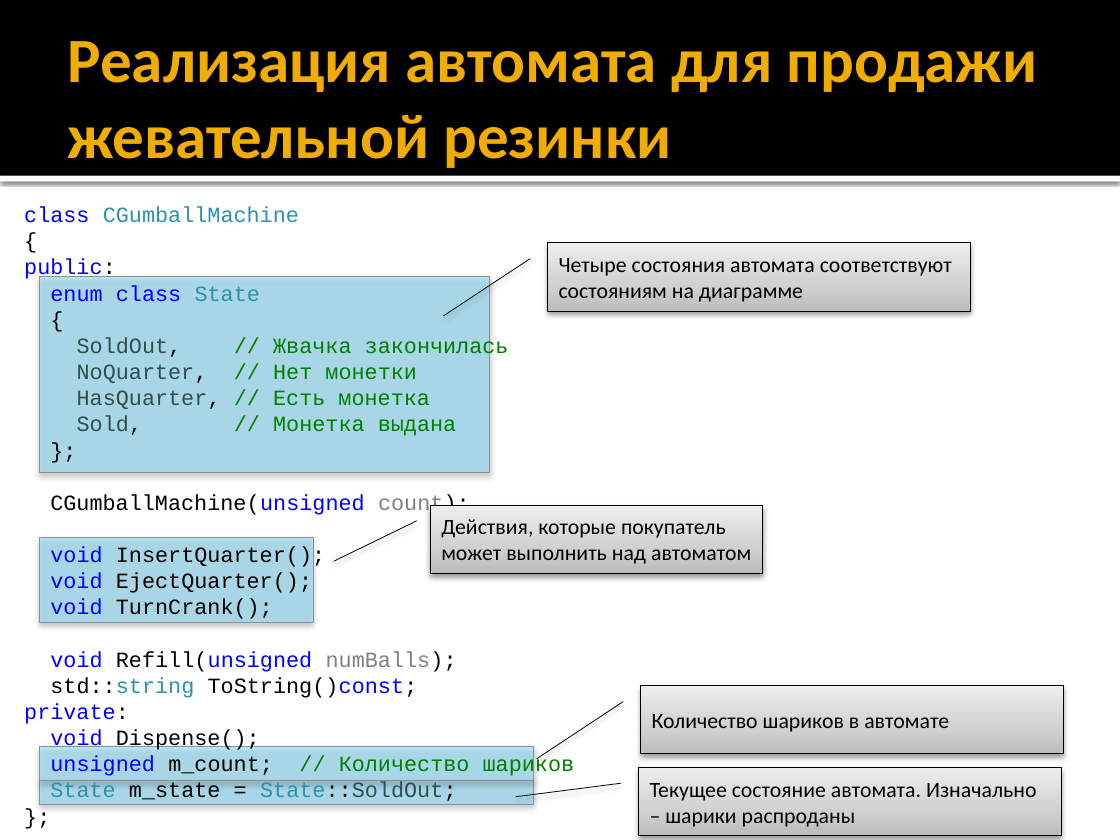
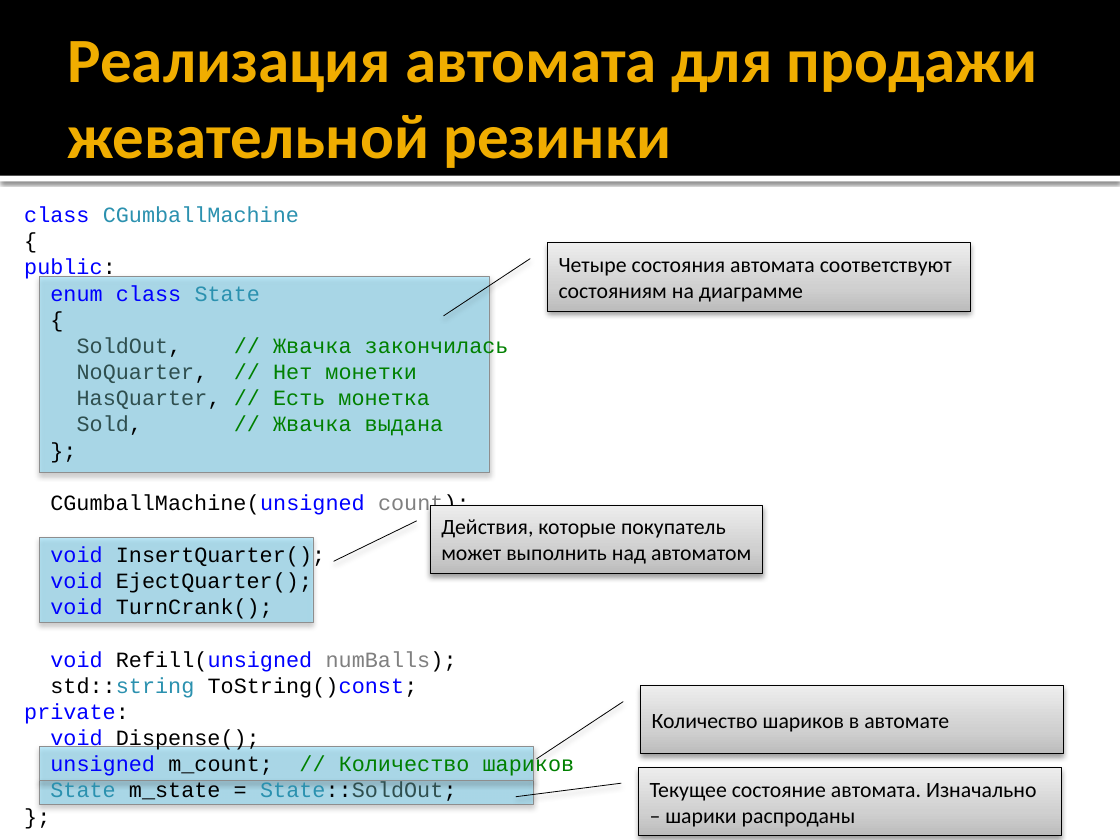
Before and after one commit to iv-sergius/ood, a slide deck: slide 5 of lectures/11.state/state.pptx. Drawn at 1120x840 pixels with LibreOffice and Linux fonts; fonts in the diff are those of the drawing. Boxes give left, top, right and bottom in pixels: in the first picture for what was removed or moved away, otherwise in the second. Text is boxed around its words. In the diff, an @@ line names an element or a change of style, - is before the commit and + after.

```diff
--- a/lectures/11.state/state.pptx
+++ b/lectures/11.state/state.pptx
@@ text at [77,416,443,436]: text changed @@
-Sold, // Монетка выдана
+Sold, // Жвачка выдана
```
Also in this commit, not shown: 2 other slides changed, 4 other files.
